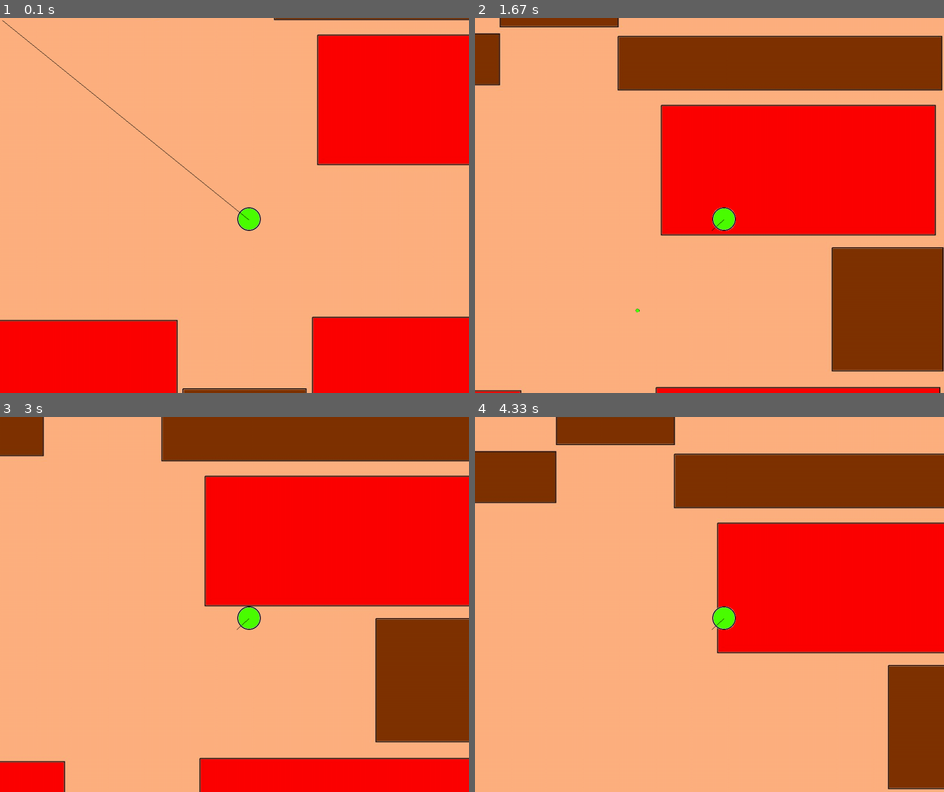
Above: before the commit, frames 1-4 (two rows, left to right).
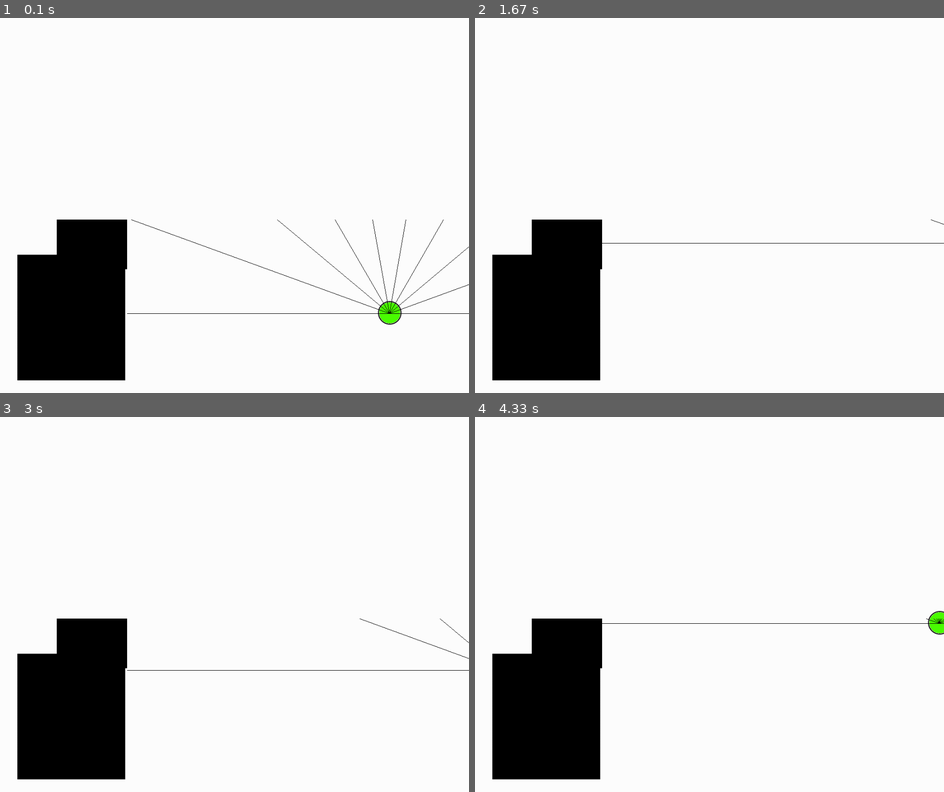
Above: after the commit, the same moments.

Repository: EmirVildanov/PyGameSandbox
Game: pygame game, started from main.py
Same seed, same stepped clock (60 frames per second), same inputs: the game is played once before the commit and once after it.
Inputs (mouse positions are in pixels of both pictures, inside the frame that each line leads up to):
- Up to frame 1 (0.1 s): no input
- Up to frame 2 (1.67 s): hold Right 0.33-0.8 s; move the mouse to (690, 220) at 0.37 s; hold Up 0.83-1.13 s; click (709, 231) at 1.22 s; tap S at 1.5 s
- Up to frame 3 (3 s): hold Right 1.83-2.3 s; hold Left 2.33-2.87 s; hold Down from 2.9 s (still down)
- Up to frame 4 (4.33 s): release Down at 3.2 s; hold Left 3.23-3.63 s; hold Up 3.67-4.03 s; hold Right from 4.07 s (still down)

The runs differ from the first frame. In frame 1, 100% of the frame differs, in the area x 0-100%, y 0-100%; in frame 2, 100%; in frame 3, 100%; in frame 4, 100%.

Commit message:
Started implementing raycasting

Diff:
--- a/attributes/constants.py
+++ b/attributes/constants.py
@@ -12,7 +12,7 @@
 FPS = 60
 ONE_STEP_IN_PX = 10
 BULLET_STEP_IN_PX = 1
-BULLET_SPEED = 10
+BULLET_SPEED = 100
 
 ALPHA = (255, 255, 255)
 BLACK = (0, 0, 0)
--- a/src/game.py
+++ b/src/game.py
@@ -1,4 +1,4 @@
-from math import sqrt
+from math import sqrt, cos, sin, radians
 
 import pygame, pygame.mixer
 
@@ -8,7 +8,7 @@
 from src.game_state import GameState
 from objects.player import Player, FIRST_LOCATION_BACKGROUND
 from utils.coordinates_helper import is_outside_screen, is_collide_collider, \
-    is_bullet_collide_collider
+    is_bullet_collide_collider, line_intersection, line_rect_intersection, rect_coordinates_from_wh, rect_coordinates
 from utils.event_handling import is_movement_event_key
 from utils.yaml_worker import initialize_colliders
 
@@ -35,40 +35,74 @@
         self.clock = clock
         self.screen, self.background, self.background_box = screen, background, background_box
         self.state = GameState.MENU
+        self.level_index = 2
         self.clickable_objects = set()
         self.hoverable_objects = set()
         self.bullets = pygame.sprite.Group()
 
     def start(self):
+        A = (0, 3)
+        B = (0, 10)
+        C = (3, 0)
+        D = (5, 0)
+        print(line_intersection((A, B), (C, D)))
         while self.state == GameState.MENU:
-            for event in pygame.event.get():
-                self.handle_event(event)
-            self.player.update()
-            self.camera.update(self.player)
-            self.screen.blit(self.background, (-self.camera.rect.x, -self.camera.rect.y))
-            for bullet in self.bullet_list:
-                bullet.update()
-                if is_bullet_collide_collider(bullet):
-                    BULLET_METAL_HIT_SOUND.play()
-                    self.bullet_list.remove(bullet)
-                if is_outside_screen(bullet):
-                    self.bullet_list.remove(bullet)
-            self.screen.blit(self.player.image, self.camera.apply(self.player))
+            if self.level_index == 1:
+                self.handle_level_1()
+            elif self.level_index == 2:
+                self.handle_level_2()
 
-            self.bullet_list.draw(self.screen)
+    def handle_level_1(self):
+        for event in pygame.event.get():
+            self.handle_event(event)
+        self.player.update()
+        self.camera.update(self.player)
+        self.screen.blit(self.background, (-self.camera.rect.x, -self.camera.rect.y))
+        for bullet in self.bullet_list:
+            bullet.update()
+            if is_bullet_collide_collider(bullet):
+                BULLET_METAL_HIT_SOUND.play()
+                self.bullet_list.remove(bullet)
+            if is_outside_screen(bullet):
+                self.bullet_list.remove(bullet)
+        self.screen.blit(self.player.image, self.camera.apply(self.player))
+        self.bullet_list.draw(self.screen)
+        pygame.draw.line(self.screen, BLACK, self.camera.apply(self.player).center, pygame.mouse.get_pos())
+        pygame.display.update()
+        self.clock.tick(FPS)
 
-            pygame.draw.line(self.screen, BLACK, self.camera.apply(self.player).center, pygame.mouse.get_pos())
-            pygame.display.update()
-            self.clock.tick(FPS)
-        while self.state != GameState.FINISHED:
-            while self.state == GameState.PAUSED:
-                for event in pygame.event.get():
-                    self.handle_event(event)
-                pygame.display.update()
-                self.clock.tick(FPS)
-            for event in pygame.event.get():
-                self.handle_event(event)
-            pygame.display.update()
+    def handle_level_2(self):
+        for event in pygame.event.get():
+            self.handle_event(event)
+        self.player.update()
+        self.screen.fill(WHITE)
+        self.bullet_list.draw(self.screen)
+        for collider in self.colliders_list:
+            pygame.draw.rect(self.screen, BLACK, collider.rect)
+        self.screen.blit(self.player.image, self.player.rect)
+
+        print("Turn")
+        is_drawn = False
+        for i in range(0, 361, 40):
+            radar = self.player.rect.center
+            radar_len = 2000
+            x = radar[0] + cos(radians(i)) * radar_len
+            y = radar[1] + sin(radians(i)) * radar_len
+            line = (self.player.rect.center, (x, y))
+            intersection_point = line_intersection(line, ((0, 0), (CAMERA_WIDTH, 0)))
+            # pygame.draw.circle(self.screen, RED, intersaction_point, 1)
+            collider_intersection_point = line_rect_intersection(line, rect_coordinates(self.colliders_list[0].rect))
+            if collider_intersection_point is not None and not is_drawn:
+                # pygame.draw.circle(self.screen, RED, collider_intersection_point, 1)
+                is_drawn = False
+                print(f"Collider: {collider_intersection_point}")
+                # print(intersection_point)
+                pygame.draw.line(self.screen, pygame.Color("black"), radar, collider_intersection_point)
+            else:
+                pygame.draw.line(self.screen, pygame.Color("black"), radar, (x, y))
+        # pygame.draw.line(self.screen, BLACK, self.player.rect.center, pygame.mouse.get_pos())
+        pygame.display.update()
+        self.clock.tick(FPS)
 
     def handle_event(self, event: pygame.event.Event):
         if event.type == pygame.QUIT:
--- a/utils/coordinates_helper.py
+++ b/utils/coordinates_helper.py
@@ -1,18 +1,14 @@
 from attributes.constants import *
 from objects.bullet import Bullet
-from src.intersect_coordinator import is_segment_intersect_rect
+from utils.intersect_coordinator import is_segment_intersect_rect
 
 
-def get_rectangle_coordinates(x, y, width, height):
+def rect_coordinates_from_wh(x, y, width, height):
     return [(x, y), (x + width, y), (x + width, y + height), (x, y + height)]
 
 
-def find_button_coordinates(button_x, buttons_y, button_width, button_height):
-    p1 = (button_x, buttons_y)
-    p2 = (button_x + button_width, buttons_y)
-    p3 = (button_x + button_width, buttons_y + button_height)
-    p4 = (button_x, buttons_y + button_height)
-    return [p1, p2, p3, p4]
+def rect_coordinates(rect: pygame.Rect):
+    return [rect.topleft, rect.topright, rect.bottomright, rect.bottomleft]
 
 
 def is_outside_screen(object):
@@ -37,3 +33,28 @@
         bullet.rect.x + bullet.move_x, bullet.rect.y + bullet.move_y), collider.rect):
             return True
     return False
+
+
+def line_intersection(line1, line2):
+    xdiff = (line1[0][0] - line1[1][0], line2[0][0] - line2[1][0])
+    ydiff = (line1[0][1] - line1[1][1], line2[0][1] - line2[1][1])
+
+    def det(a, b):
+        return a[0] * b[1] - a[1] * b[0]
+
+    div = det(xdiff, ydiff)
+    if div == 0:
+       return None
+
+    d = (det(*line1), det(*line2))
+    x = det(d, xdiff) / div
+    y = det(d, ydiff) / div
+    return x, y
+
+
+def line_rect_intersection(line, rect_coordinates):
+    for i in range(4):
+        current_intersection = line_intersection(line, (rect_coordinates[i], rect_coordinates[(i + 1) % 4]))
+        if current_intersection is not None:
+            return current_intersection
+    return None
Renamed: src/intersect_coordinator.py -> utils/intersect_coordinator.py
